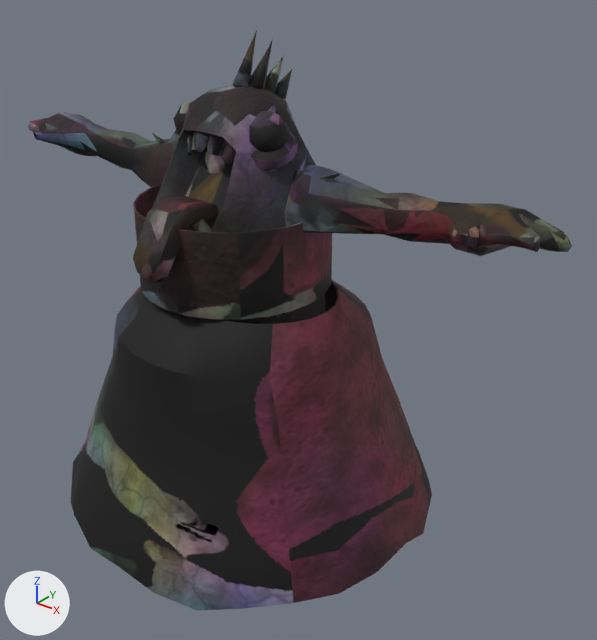
Before and after pictures for a commit that changed the glTF model assets/zombies/zombie_screamer.glb.
The view is the same before and after, from a 50 mm lens placed at (1.92, -1.9, 2.14), pointed at (0.19, 0.26, 0.8). Lighting does not change. The marker at lower left points along +X, +Y and +Z. The picture after the commit comes second. Vertices at exactly the same position are counted once.

Names of what the first picture shows: 'Body'.
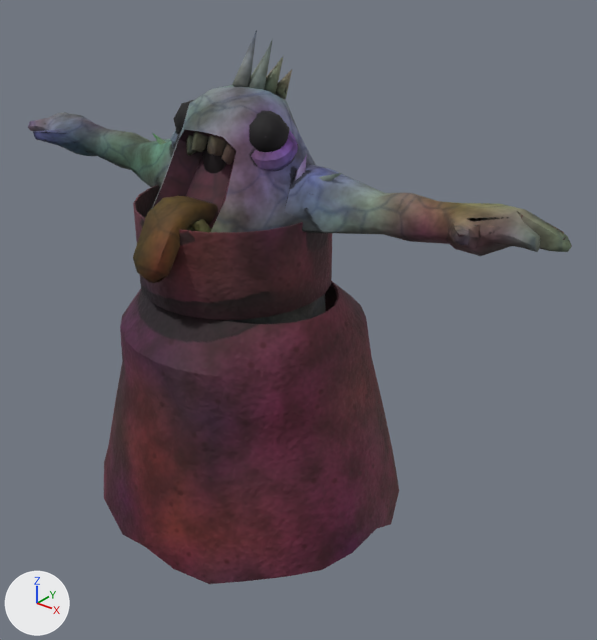
The change, as a diff of the scene's bpy script:
```diff
--- a/assets/zombies/zombie_screamer.glb.py
+++ b/assets/zombies/zombie_screamer.glb.py
@@ me_cube_002 @@
 # used by ob_body; location = (0.0, 0.0, 0.0)
-me_cube_002.from_pydata(...)  # 2665 vertices, 4472 faces; spans x -1.18..1.18, y -0.54..0.89, z 0.0..1.81
+me_cube_002.from_pydata(...)  # 2701 vertices, 4544 faces; spans x -1.18..1.18, y -0.41..0.76, z 0.0..1.81
+# me_cube_002 part 1: 323 vertices moved from x -0.75..0.75, y -0.54..0.89, z 0.02..0.95 to x -0.62..0.62, y -0.41..0.76, z 0.01..0.95; 132 vertices removed from x -0.75..0.75, y -0.53..0.88, z 0.03..0.96; 168 vertices added at x -0.62..0.61, y -0.4..0.75, z 0.03..0.95
+# me_cube_002 part 2: 3902 kept faces spanning x -1.18..1.18, y -0.41..0.76, z 0.0..1.81 get new texture (UV) coordinates
+# me_cube_002 part 3: 477 kept faces spanning x -0.62..0.62, y -0.41..0.76, z 0.01..0.96 get new vertex colours
 me_cube_002.materials.append(mat_atlas_001)
```

Location of each change, [x1, y1, x2, y2] in pixels of the pictures (597 x 640 px; the box of a moved part takes in the faces that stretch with it):
'Body', reshaped
    before: [28, 30, 572, 611]
    after: [28, 30, 572, 584]
part 1 of me_cube_002, moved or reshaped
    before: [71, 279, 432, 533]
    after: [104, 281, 399, 523]
part 2 of me_cube_002, surface changed (lighter)
    before: [28, 31, 572, 611]
    after: [28, 31, 572, 584]
part 3 of me_cube_002, recoloured
    before: [74, 293, 427, 611]
    after: [107, 286, 393, 584]
